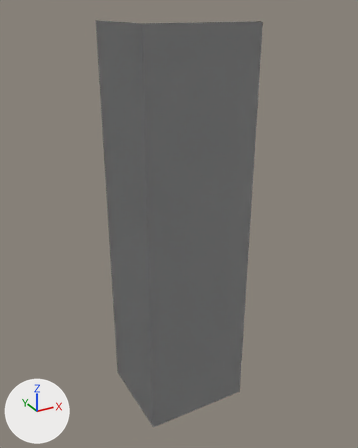
What one commit did to the glTF model public/glb/TAKC-DT.glb.
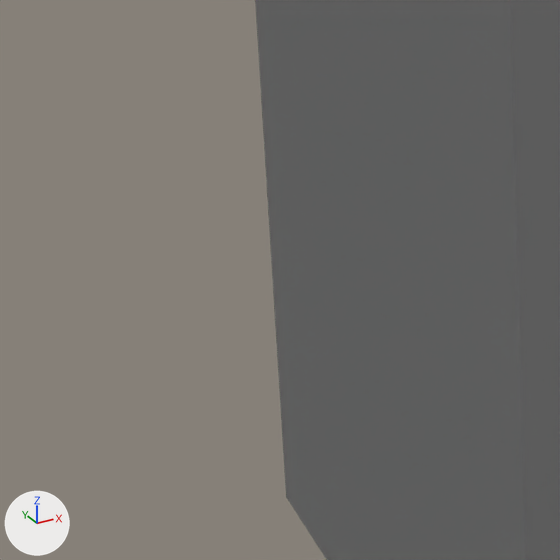
Each version is shown whole from a 50 mm camera at (-0.84, -1.81, 2.06) aimed at (0.35, 0.35, 0.98), then close up on the part from 21% to 44% of the width and 67% to 85% of the height. The axes (+X, +Y, +Z) are drawn at lower left. The lights are the same throughout. Vertices at the same position are counted once.

Objects in the first close-up: 'BIA-1', 'BIA-4', 'HAU-1', 'HAU-3', 'NOC-3'.
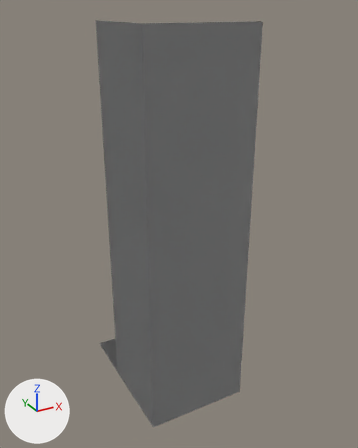
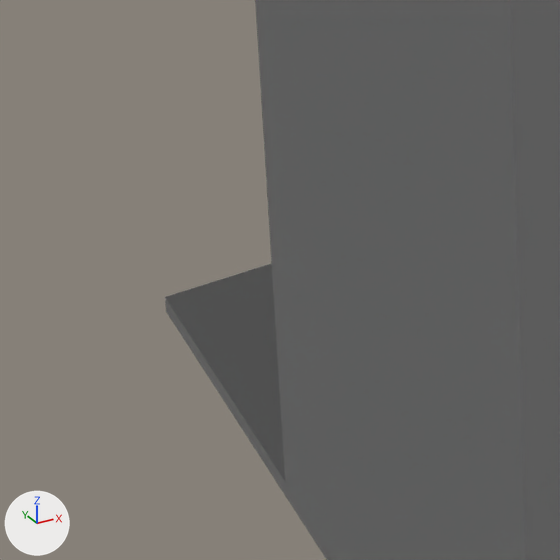
Location of each change, [x1, y1, x2, y2] in pixels of the close-ups (560 x 560 px):
'NOC-3', reshaped
    before: [285, 482, 333, 560]
    after: [165, 263, 285, 481]
'NOC-1', reshaped (not visible before)
    after: [165, 298, 336, 560]

The change in detail:
Material 'Material.132' (mat_material_132) is new.
Its base color is (1.0, 1.0, 1.0) (white #ffffff).
Material 'Material.130' (mat_material_130) is new.
Its base color is (1.0, 1.0, 1.0) (white #ffffff).
me_mesh_9 is used by ob_noc_1; location (0.0, 0.0, 0.0).
me_mesh_9 had 8 vertices, 12 faces and spanned x 0.0..0.56, y 0.0..0.5, z 0.0..0.017.
me_mesh_9 no longer uses material mat_material_305 (white #ffffff).
me_mesh_9 now has 8 vertices, 12 faces and spans x 0.0..0.56, y 0.0..0.8, z 0.0..0.017.
Part 1, on me_mesh_9:
4 vertices are removed from x 0.0..0.56, y 0.5, z 0.0..0.017.
10 faces are deleted.
4 vertices are added at (0.0, 0.8, 0.017), (0.0, 0.8, 0.0), (0.56, 0.8, 0.0), (0.56, 0.8, 0.017).
10 new faces join them.
me_mesh_9 now uses material mat_material_130 (white #ffffff).
me_mesh_11 is used by ob_noc_3; location (0.0, 0.0, 0.0).
me_mesh_11 had 8 vertices, 12 faces and spanned x 0.0..0.56, y 0.0..0.5, z 0.0..0.017.
me_mesh_11 no longer uses material mat_material_305 (white #ffffff).
me_mesh_11 now has 8 vertices, 12 faces and spans x 0.0..0.56, y 0.0..0.8, z 0.0..0.017.
Part 2, on me_mesh_11:
4 vertices are removed from x 0.0..0.56, y 0.5, z 0.0..0.017.
10 faces are deleted.
4 vertices are added at (0.0, 0.8, 0.017), (0.0, 0.8, 0.0), (0.56, 0.8, 0.0), (0.56, 0.8, 0.017).
10 new faces join them.
me_mesh_11 now uses material mat_material_132 (white #ffffff).
